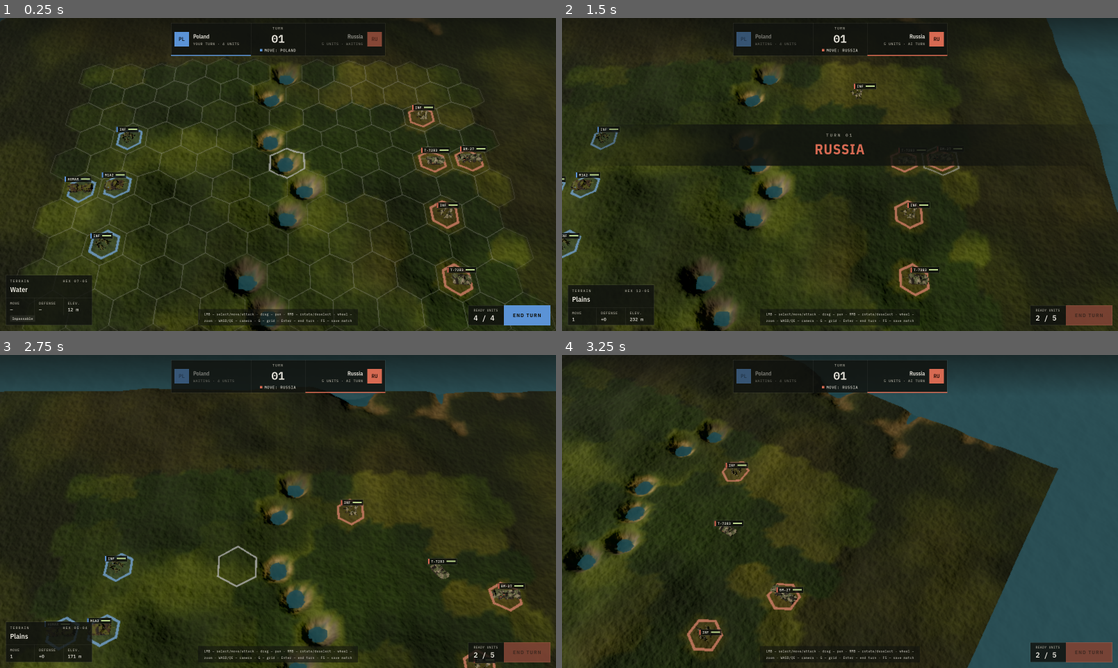
Above: before the commit, frames 1-4 (two rows, left to right).
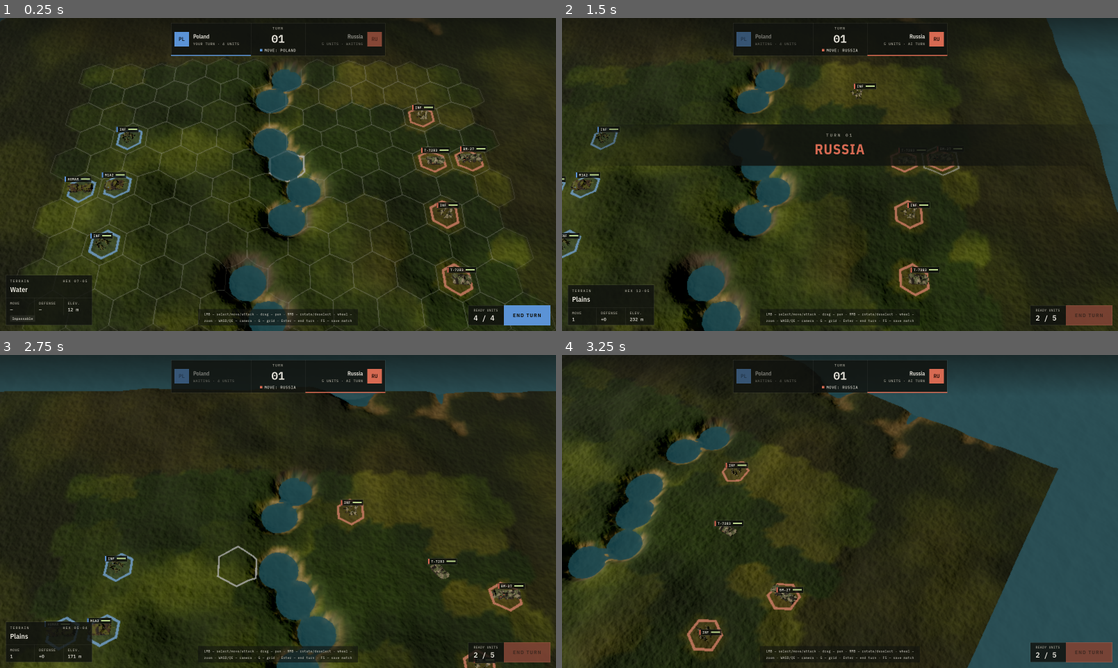
Above: after the commit, the same moments.

Repository: dawidczarczynski/eastern-flank
Game: Godot game, scene res://scenes/battle/battle.tscn
The game is run twice, just before and just after one commit, with the same random seed, the same clock (stepped at 60 frames per second) and the same inputs.
Inputs (mouse positions are in pixels of both pictures, inside the frame that each line leads up to):
- Up to frame 1 (0.25 s): no input
- Up to frame 2 (1.5 s): click "END TURN" at 0.5 s; tap Enter at 1.25 s; move the mouse to (962, 158) at 1.27 s; hold D from 1.28 s (still down); tap G at 1.35 s; click (962, 158) at 1.42 s
- Up to frame 3 (2.75 s): release D at 2 s; tap Space at 2 s; drag from (166, 527) to (250, 574) at 2.02 s
- Up to frame 4 (3.25 s): move the mouse to (895, 442) at 2.77 s; hold D from 2.78 s (still down); hold Q from 2.78 s (still down)

The runs differ from the first frame. In frame 1, 5.0% of the frame differs, in the area x 37-60%, y 14-100%; in frame 2, 4.6%; in frame 3, 3.7%; in frame 4, 3.5%.

Commit message:
Forced water tiles join into one channel; deeper water band (water_max -0.2)
Water tiles dig their surface correction past their hex edges (lower surface wins),
so adjacent forced water tiles form a continuous river bed instead of separate pits.

Co-Authored-By: Claude Opus 5.5 <noreply@anthropic.com>

Diff:
--- a/data/map/terrain_generation.tres
+++ b/data/map/terrain_generation.tres
@@ -29,4 +29,4 @@
 hills_min = 0.71
 hills_max = 2.2
 water_min = -0.75
-water_max = -0.05
+water_max = -0.2
--- a/src/core/data/terrain_generation_settings.gd
+++ b/src/core/data/terrain_generation_settings.gd
@@ -42,4 +42,4 @@
 @export var hills_min: float = 0.71
 @export var hills_max: float = 2.2
 @export var water_min: float = -0.75
-@export var water_max: float = -0.05
+@export var water_max: float = -0.2
--- a/src/core/terrain_surface.gd
+++ b/src/core/terrain_surface.gd
@@ -4,6 +4,8 @@
 ## On generated maps it follows the continuous TerrainField, corrected near the centre of
 ## tiles whose elevation differs from the field (forced tiles), so the surface stays
 ## continuous across hex edges. Hand-made grids without a field are flat per tile.
+## Water tiles dig their correction wider, past their edges (the lower surface wins), so
+## adjacent forced water tiles join into one channel instead of separate pits.
 
 ## Height of the water plane; what units, overlays and picking sit on over water.
 const WATER_SURFACE := 0.0
@@ -11,6 +13,10 @@
 const _CORRECTION_FULL := 0.35
 ## ...fading to none at this distance (below the hex inradius 0.866).
 const _CORRECTION_NONE := 0.8
+## Water tiles: full correction within this distance, none beyond this one (past the
+## hex edge at 0.866, so the neighbouring tiles' sides of a shared edge dip as well).
+const _WATER_CORRECTION_FULL := 0.5
+const _WATER_CORRECTION_NONE := 1.4
 ## Raycast: marching starts where the ray is at this height (nothing on the map is higher)...
 const _RAY_START_HEIGHT := 3.0
 ## ...in steps of this length, for at most this distance, then refines the hit by bisection.
@@ -36,12 +42,15 @@
 	var raw := _grid.field.height(x, z)
 	if not on_map:
 		return raw
-	var center := Hex.to_world(c, TerrainField.HEX_SIZE)
-	var distance := Vector2(x - center.x, z - center.z).length()
-	var w := TerrainNoise.smooth(_CORRECTION_NONE, _CORRECTION_FULL, distance)
-	if w == 0.0:
-		return raw
-	return raw + w * (_grid.elevation(c) - _center_height(c, center))
+	var h := raw
+	if _grid.get_terrain(c) != Terrain.Type.WATER:
+		h += _correction(c, x, z, _CORRECTION_NONE, _CORRECTION_FULL)
+	for t: Vector2i in [c] + Hex.neighbors(c):
+		if _grid.has_tile(t) and _grid.get_terrain(t) == Terrain.Type.WATER:
+			var water := _correction(t, x, z, _WATER_CORRECTION_NONE, _WATER_CORRECTION_FULL)
+			if water < 0.0:  # water only digs, it never undoes another tile's raise
+				h = minf(h, raw + water)
+	return h
 
 
 ## Height that units, overlays and picking sit on: never below the water surface.
@@ -79,6 +88,16 @@
 	return p.y <= ground_height(p.x, p.z)
 
 
+## Tile c's correction at (x, z): the gap between its elevation and the field at its centre,
+## fading from full within `full` of the centre to none at `none`.
+func _correction(c: Vector2i, x: float, z: float, none: float, full: float) -> float:
+	var center := Hex.to_world(c, TerrainField.HEX_SIZE)
+	var w := TerrainNoise.smooth(none, full, Vector2(x - center.x, z - center.z).length())
+	if w == 0.0:
+		return 0.0
+	return w * (_grid.elevation(c) - _center_height(c, center))
+
+
 func _center_height(c: Vector2i, center: Vector3) -> float:
 	if not _center_heights.has(c):
 		_center_heights[c] = _grid.field.height(center.x, center.z)
--- a/tests/unit/test_terrain_generation.gd
+++ b/tests/unit/test_terrain_generation.gd
@@ -107,7 +107,7 @@
 	assert_eq(_forced_elevation(-0.4, Terrain.Type.PLAINS), 0.12)
 	assert_eq(_forced_elevation(0.35, Terrain.Type.PLAINS), 0.35)
 	assert_eq(_forced_elevation(1.2, Terrain.Type.PLAINS), 0.7)
-	assert_eq(_forced_elevation(0.3, Terrain.Type.WATER), -0.05)
+	assert_eq(_forced_elevation(0.3, Terrain.Type.WATER), -0.2)
 	assert_eq(_forced_elevation(0.3, Terrain.Type.HILLS), 0.71)
 
 
--- a/tests/unit/test_terrain_surface.gd
+++ b/tests/unit/test_terrain_surface.gd
@@ -60,12 +60,13 @@
 	var surface := TerrainSurface.new(grid)
 	var center := Hex.to_world(c, TerrainField.HEX_SIZE)
 	var field := grid.field
-	_near(surface.height_at(center.x, center.z), 0.12)
+	var land_min := MapGenerator.DEFAULT_SETTINGS.land_min
+	_near(surface.height_at(center.x, center.z), land_min)
 
 	# Within 0.35 of the centre the full correction applies.
 	var x := center.x + 0.3
 	var z := center.z
-	var correction := 0.12 - field.height(center.x, center.z)
+	var correction := land_min - field.height(center.x, center.z)
 	_near(surface.height_at(x, z), field.height(x, z) + correction)
 
 	# Beyond 0.8 there is no correction (still inside the hex: inradius 0.866).
@@ -78,7 +79,7 @@
 	var grid := Fixtures.plains_grid(2)
 	var surface := TerrainSurface.new(grid)
 	assert_eq(surface.height_at(0.0, 0.0), 0.2)
-	assert_eq(surface.ground_height(100.0, 100.0), 0.0)
+	assert_eq(surface.ground_height(100.0, 100.0), TerrainSurface.WATER_SURFACE)
 
 
 func test_water_tile_is_below_the_water_surface() -> void:
@@ -89,7 +90,52 @@
 	var p := Hex.to_world(c, 1.0)
 	assert_eq(surface.height_at(p.x, p.z), -0.3)
 	assert_eq(surface.ground_height(p.x, p.z), TerrainSurface.WATER_SURFACE)
-	assert_eq(surface.ground_height(p.x, p.z), 0.0)
+
+
+## Two adjacent water tiles forced into dry lowland (like the scenario river).
+func _forced_water_pair() -> Array:
+	var grid := _generate(12345)
+	var a := MapGenerator.offset_to_axial(5, 4)
+	var b := a + Vector2i(1, 0)
+	for c: Vector2i in [a, b]:
+		assert_true(grid.elevation(c) > TerrainSurface.WATER_SURFACE, "dry tile %s" % c)
+		MapGenerator.force_terrain(grid, c, Terrain.Type.WATER)
+	return [grid, a, b]
+
+
+func test_adjacent_forced_water_tiles_join_across_their_shared_edge() -> void:
+	var found := _forced_water_pair()
+	var surface := TerrainSurface.new(found[0])
+	var mid := (Hex.to_world(found[1], 1.0) + Hex.to_world(found[2], 1.0)) * 0.5
+	var h := surface.height_at(mid.x, mid.z)
+	assert_true(h < TerrainSurface.WATER_SURFACE, "edge midpoint at %f" % h)
+
+
+func test_forced_water_depression_is_continuous_across_hex_edges() -> void:
+	var found := _forced_water_pair()
+	var grid: HexGrid = found[0]
+	var surface := TerrainSurface.new(grid)
+	var center := Hex.to_world(found[1], 1.0)
+	# Walk outward from the water tile in every direction, across its edges and beyond.
+	for k in 12:
+		var angle := k * TAU / 12.0
+		var prev := surface.height_at(center.x, center.z)
+		var r := 0.0
+		while r < 2.0:
+			r += 0.01
+			var h := surface.height_at(center.x + cos(angle) * r, center.z + sin(angle) * r)
+			assert_true(absf(h - prev) < 0.05, "jump %f at angle %d r %f" % [h - prev, k, r])
+			prev = h
+
+
+func test_forced_water_leaves_neighbouring_land_centres_untouched() -> void:
+	var found := _forced_water_pair()
+	var grid: HexGrid = found[0]
+	var surface := TerrainSurface.new(grid)
+	for n in Hex.neighbors(found[1]):
+		if grid.has_tile(n) and grid.get_terrain(n) != Terrain.Type.WATER:
+			var p := Hex.to_world(n, 1.0)
+			_near(surface.height_at(p.x, p.z), grid.elevation(n), str(n))
 
 
 func _assert_hit_near(hit: Variant, expected: Vector3, tolerance: float) -> void:
Binary file changed: docs/images/gameplay.png
